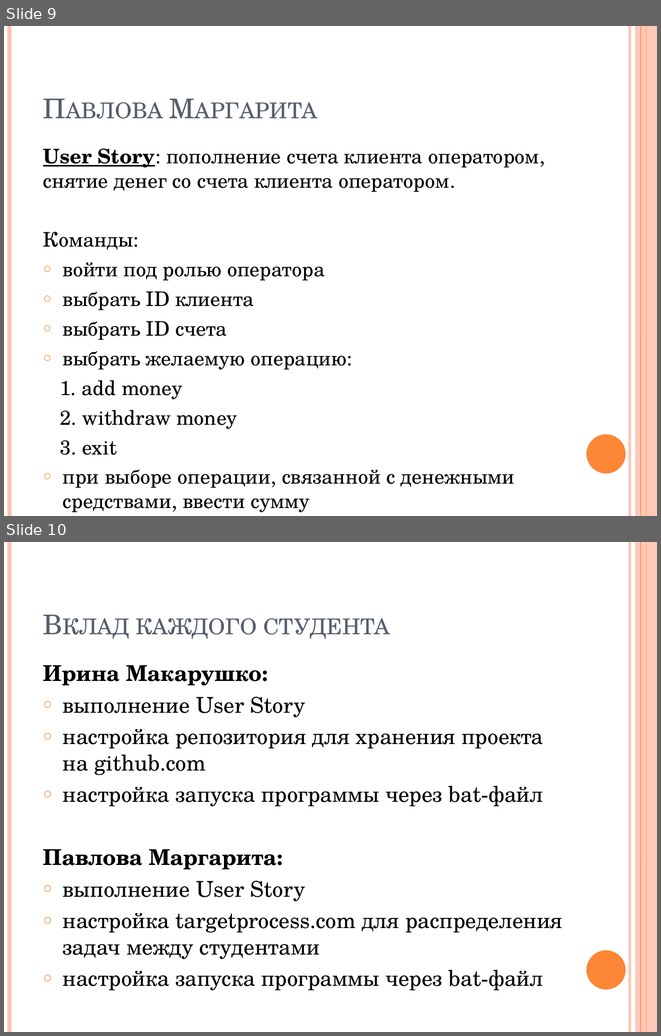
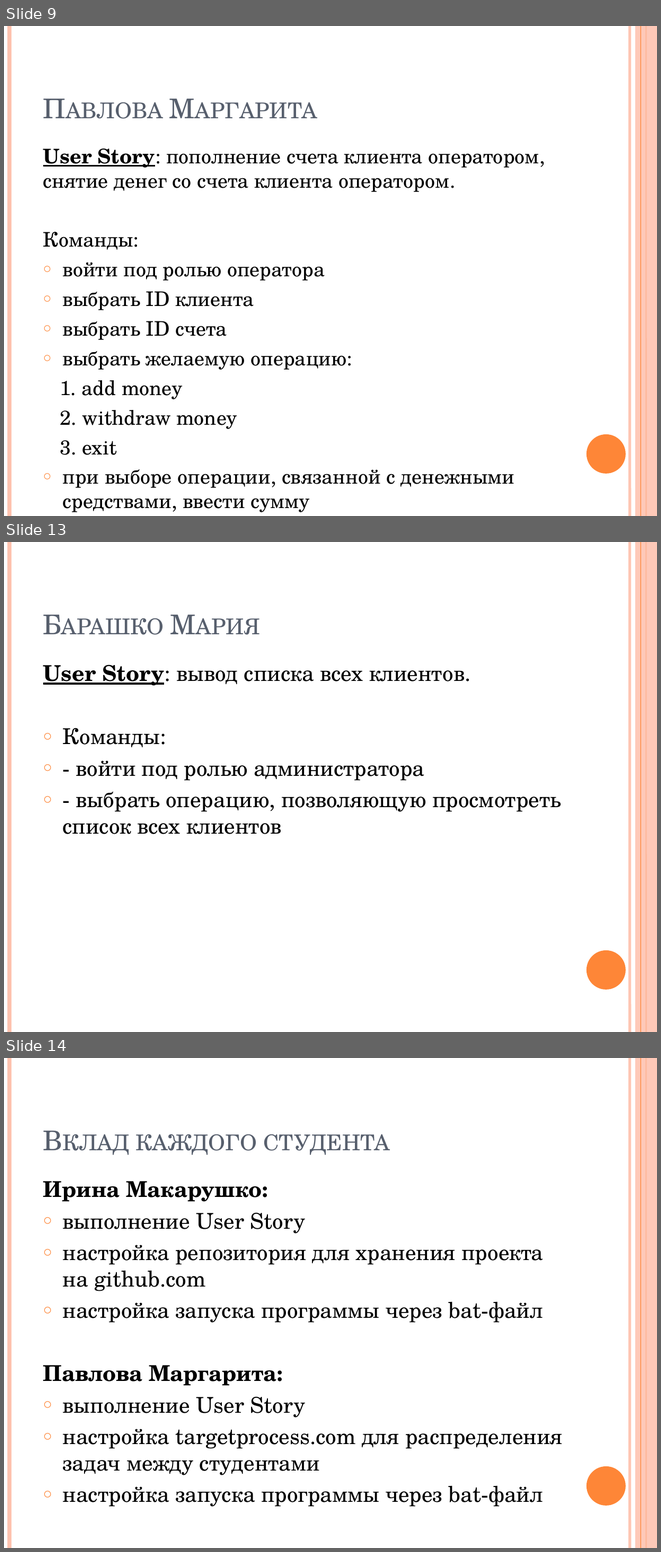
Before and after one commit to IrinaMakarushko/BankSystem, a slide deck: Спецкурс. Презентация.pptx. Shown one above the other, each under a label of ours: slides 9 and 10 before the commit, slides 9, 13 and 14 after it; the slides between them are not shown. The pictures are 661x1036 and 661x1552 pixels, drawn with LibreOffice and Linux fonts; fonts in the diff are those of the drawing. Boxes give left, top, right and bottom in pixels: in the first picture for what was removed or moved away, otherwise in the second. Text is boxed around its words. In the diff, an @@ line names an element or a change of style, - is before the commit and + after.

```diff
--- a/Спецкурс. Презентация.pptx
+++ b/Спецкурс. Презентация.pptx
@@ slide 13 added at <box>4,542,657,1032</box>, background #FFFFFF; not listed: 6 template elements that a slide beside it also shows @@
@@ title added at <box>37,562,570,643</box>, 30 pt, text #575F6D, small capitals @@
+Барашко Мария
@@ text added at <box>43,664,561,834</box>, 24 pt, text #000000 @@
+User Story: вывод списка всех клиентов.
+○ Команды:
+○ - войти под ролью администратора
+○ - выбрать операцию, позволяющую просмотреть список всех клиентов
@@ what was slide 10 is now slide 14 @@
```
Also in this commit, not shown: 4 other slides added.
